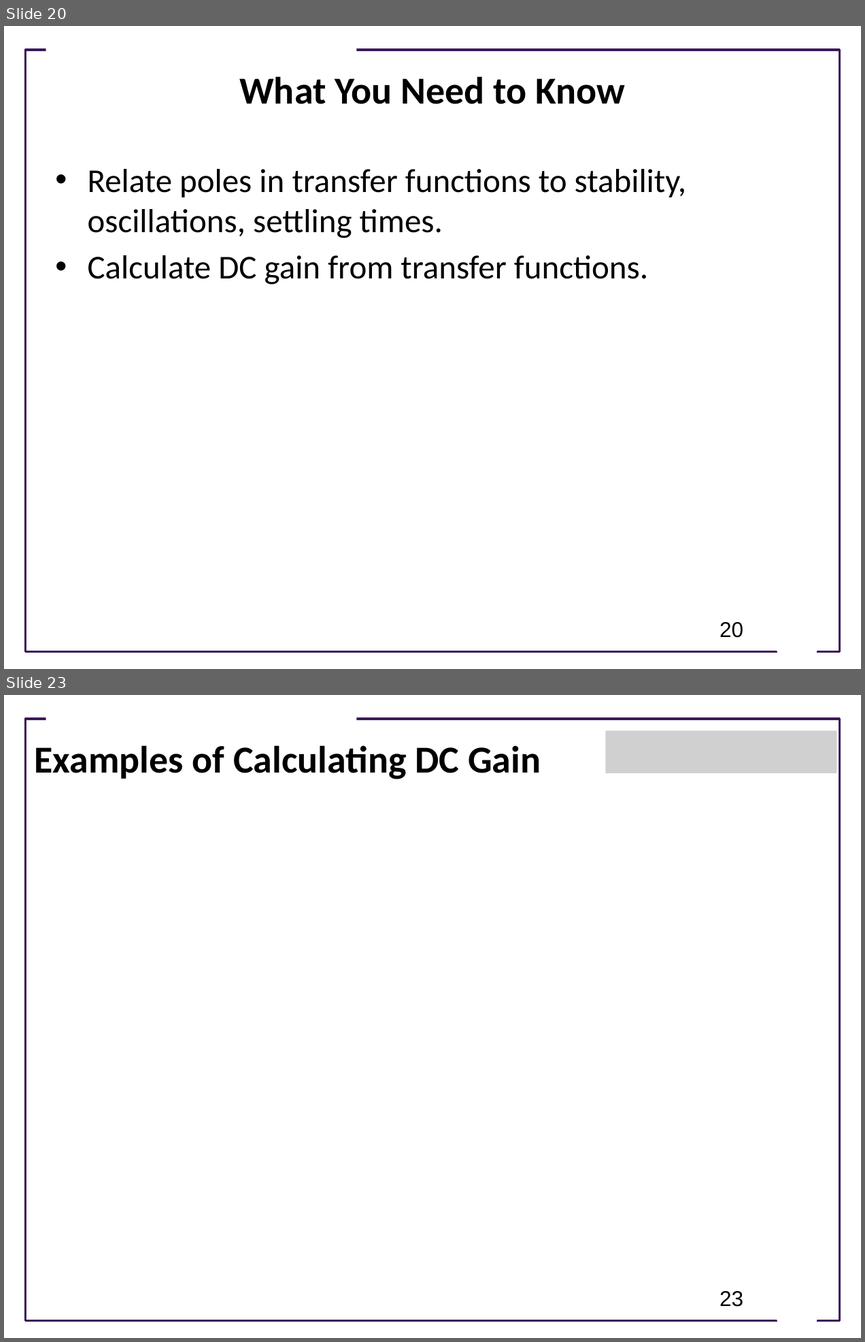
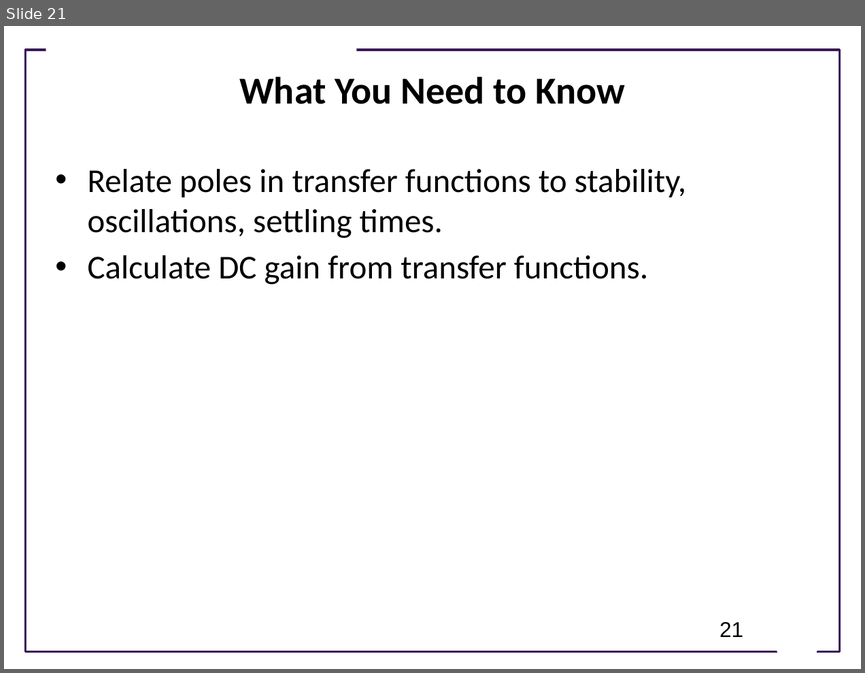
Before and after one commit to joseph-hellerstein/advanced-controls-lectures, a slide deck: short_class_lectures/Lecture_4-LTI_Systems/linear_time_invariant_systems.pptx. Shown one above the other, each under a label of ours: slides 20 and 23 before the commit, slide 21 after it; the slides between them are not shown. The pictures are 865x1342 and 865x673 pixels, drawn with LibreOffice and Linux fonts; fonts in the diff are those of the drawing; grey boxes stand for pictures; background and template pictures are left out. Boxes give left, top, right and bottom in pixels: in the first picture for what was removed or moved away, otherwise in the second. Text is boxed around its words. In the diff, an @@ line names an element or a change of style, - is before the commit and + after.

```diff
--- a/short_class_lectures/Lecture_4-LTI_Systems/linear_time_invariant_systems.pptx
+++ b/short_class_lectures/Lecture_4-LTI_Systems/linear_time_invariant_systems.pptx
@@ slide 23 removed at (4,695,861,1338), background #FFFFFF; not listed: 3 template elements that a slide beside it also shows @@
@@ picture removed at (606,731,837,774) @@
@@ title removed at (34,745,541,779) @@
-Examples of Calculating DC Gain
@@ page number removed at (719,1291,743,1306) @@
-23
@@ what was slide 20 is now slide 21 @@
@@ page number at (719,622,743,637): text changed @@
-20
+21
```
Also in this commit, not shown: 3 slides changed, 1 slide added, 5 other slides removed, 6 other files.
